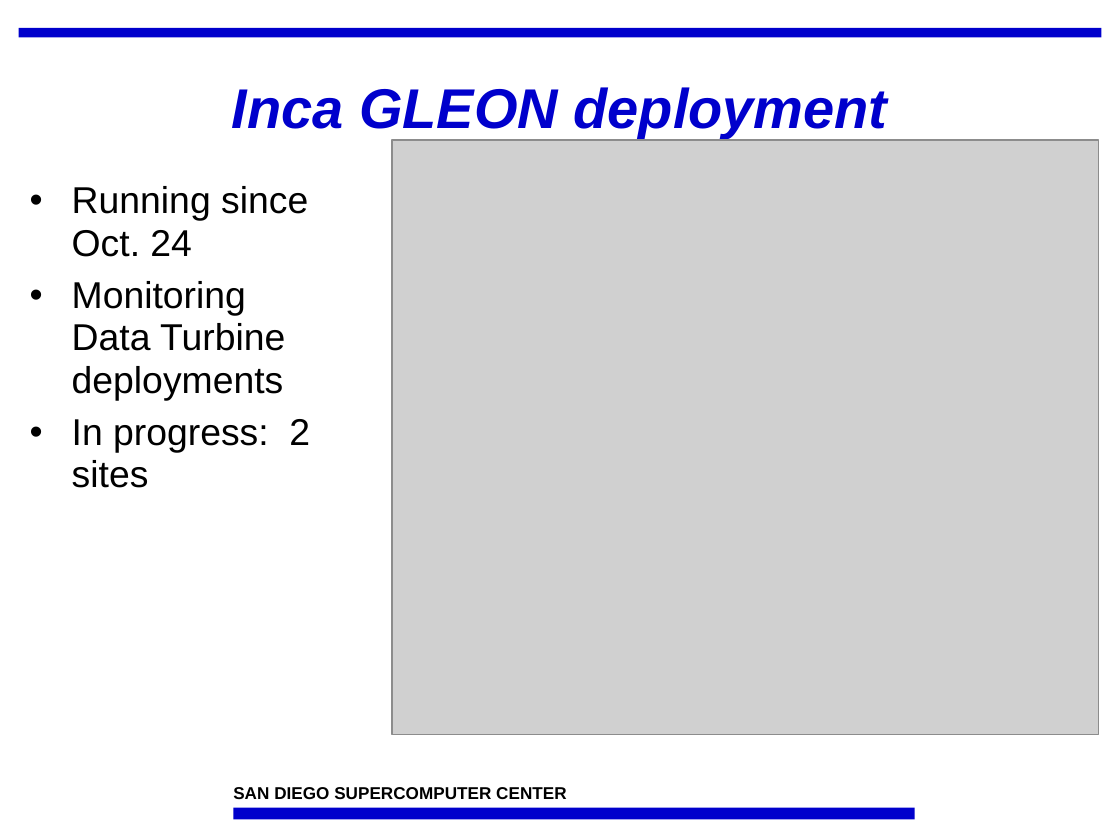
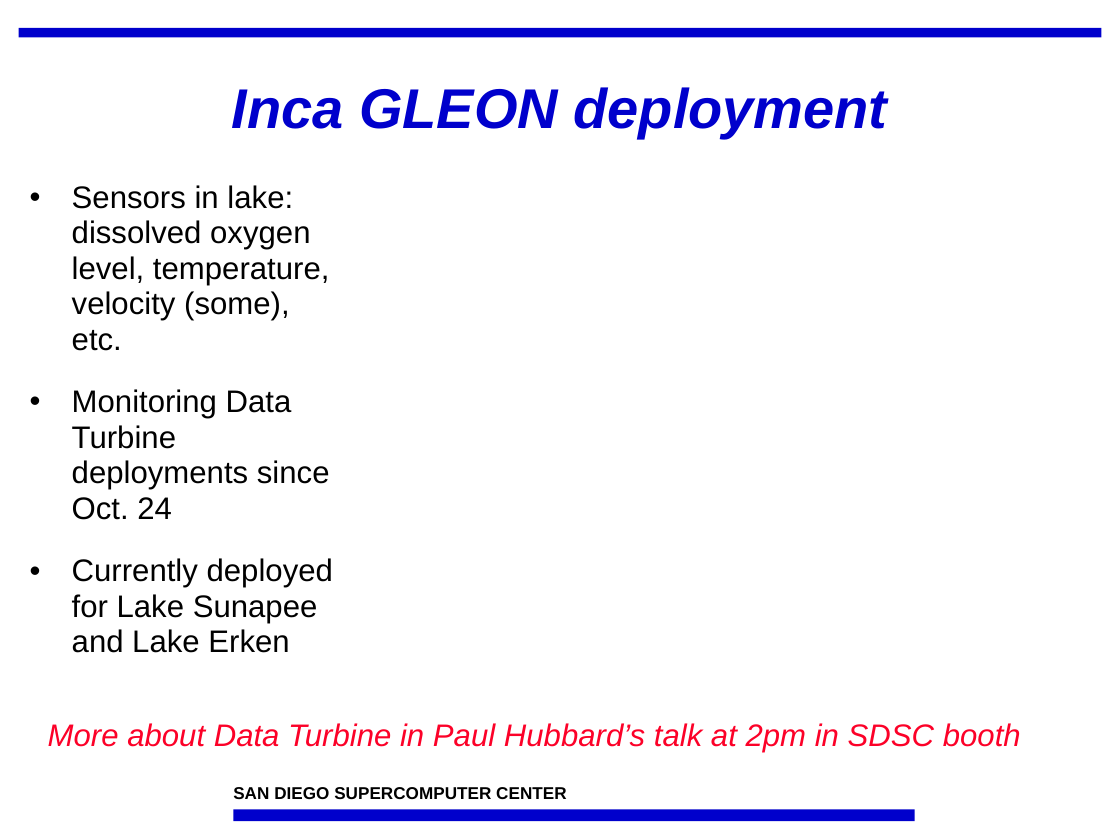
Before and after one commit to IncaProject/inca-xsede, a slide deck: slide 14 of talks/sc07/inca-sc07.ppt. Drawn at 1120x840 pixels with LibreOffice and Linux fonts; fonts in the diff are those of the drawing; grey boxes stand for pictures; background and template pictures are left out. Boxes give left, top, right and bottom in pixels: in the first picture for what was removed or moved away, otherwise in the second. Text is boxed around its words. In the diff, an @@ line names an element or a change of style, - is before the commit and + after.

```diff
--- a/talks/sc07/inca-sc07.ppt
+++ b/talks/sc07/inca-sc07.ppt
@@ picture removed at (392,140,1099,735) @@
@@ text at (72,185,333,653): text changed; size 24 to 20 pt @@
-• Running since Oct. 24
-• Monitoring Data Turbine deployments
-• In progress: 2 sites
+• Sensors in lake: dissolved oxygen level, temperature, velocity (some), etc.
+• Monitoring Data Turbine deployments since Oct. 24
+• Currently deployed for Lake Sunapee and Lake Erken
@@ text added at (48,723,1021,752), 20 pt, text #FC0128, italic @@
+More about Data Turbine in Paul Hubbard’s talk at 2pm in SDSC booth
```
Also in this commit, not shown: 17 other slides changed, 1 slide added, 2 slides removed, 16 other files.
